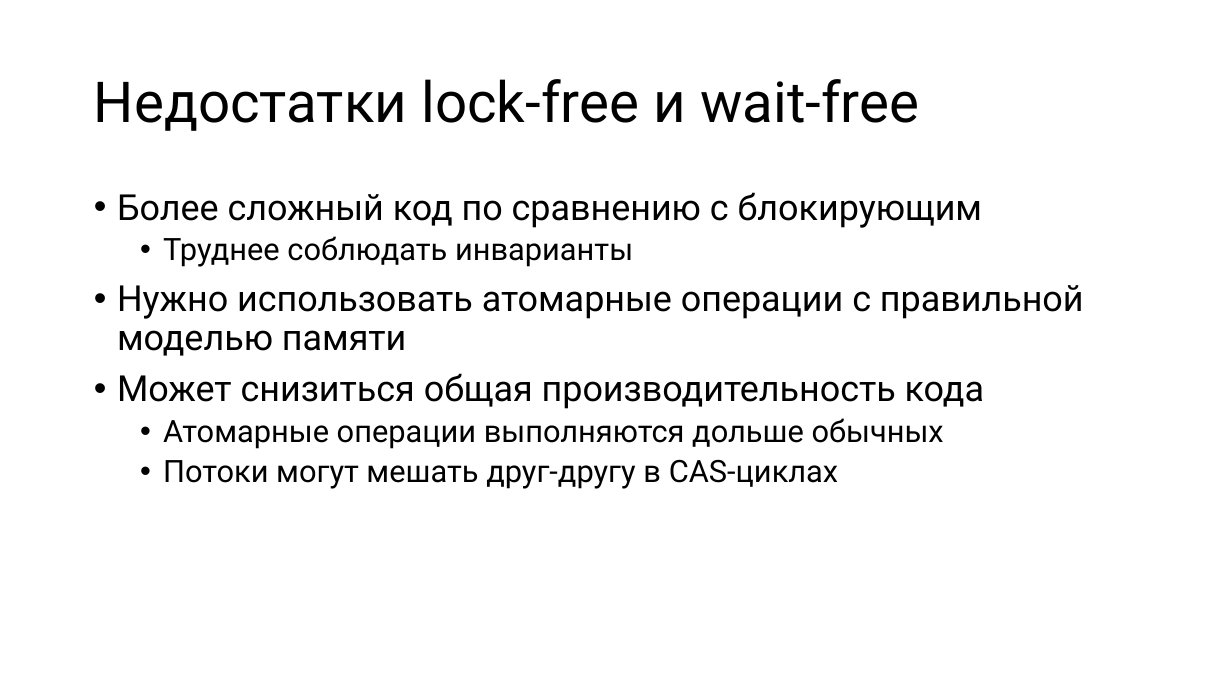
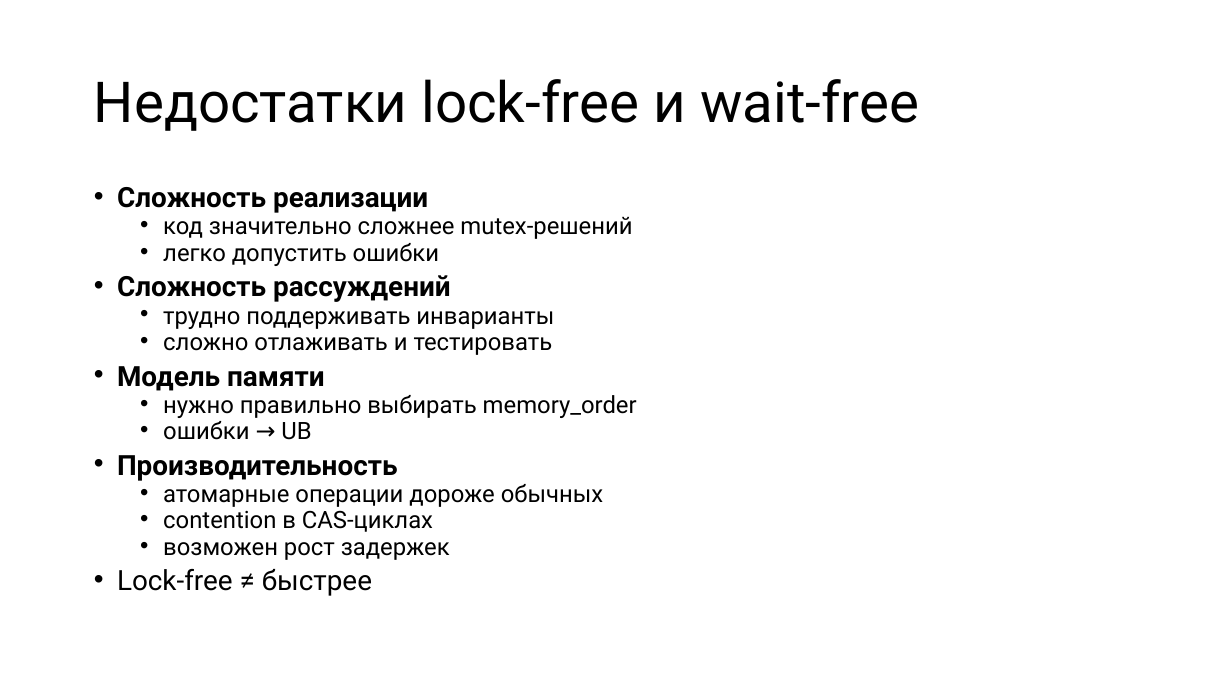
Before and after one commit to alexey-malov/pc, a slide deck: slide 14 of lectures/11/Lock-free алгоритмы и структуры данных.pptx (slide 8 before the commit). Drawn at 1232x693 pixels with LibreOffice and Linux fonts; fonts in the diff are those of the drawing. Boxes give left, top, right and bottom in pixels: in the first picture for what was removed or moved away, otherwise in the second. Text is boxed around its words. In the diff, an @@ line names an element or a change of style, - is before the commit and + after.

Commit message:
Обновил лекцию по lock free и параллельными алгоритмам, а также примеры

```diff
--- a/lectures/11/Lock-free алгоритмы и структуры данных.pptx
+++ b/lectures/11/Lock-free алгоритмы и структуры данных.pptx
@@ text at <box>117,187,637,596</box>: text changed; size 28 to 18.6 pt @@
-• Более сложный код по сравнению с блокирующим
-  • Труднее соблюдать инварианты
-• Нужно использовать атомарные операции с правильной моделью памяти
-• Может снизиться общая производительность кода
-  • Атомарные операции выполняются дольше обычных
-  • Потоки могут мешать друг-другу в CAS-циклах
+• Сложность реализации
+  • код значительно сложнее mutex-решений
+  • легко допустить ошибки
+• Сложность рассуждений
+  • трудно поддерживать инварианты
+  • сложно отлаживать и тестировать
+• Модель памяти
+  • нужно правильно выбирать memory_order
+  • ошибки → UB
+• Производительность
+  • атомарные операции дороже обычных
+  • contention в CAS-циклах
+  • возможен рост задержек
+• Lock-free ≠ быстрее
```
Also in this commit, not shown: 16 other slides changed, 11 slides added, 1 slide removed, 8 other files.
